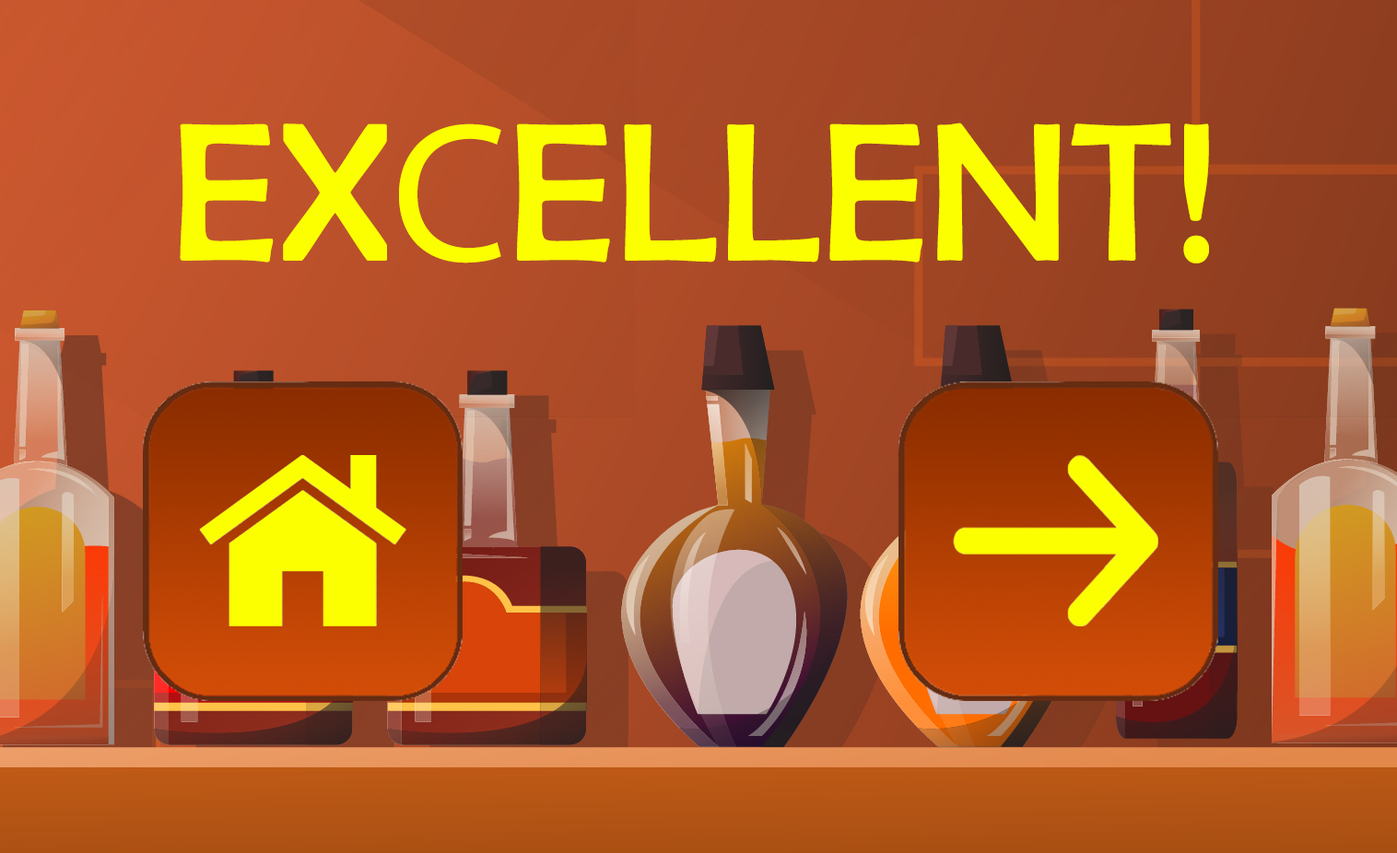
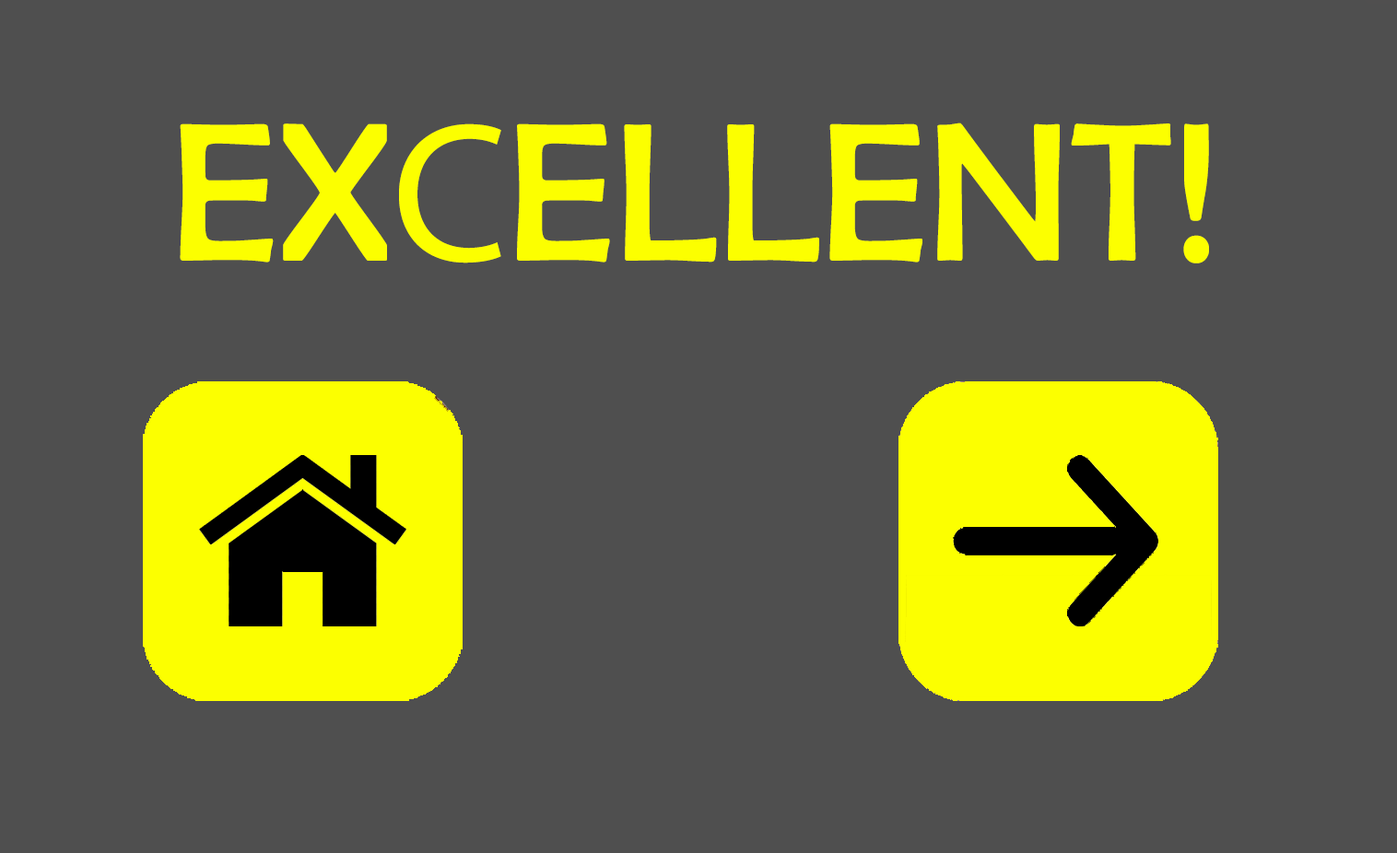
Comparing the layer stacks of the two 1397px x 853px images. Changes:
painted on "Слой 1" over (198, 455, 407, 627)
painted on "Слой 2" over (952, 455, 1158, 627)
added layer "levelButtonBack" (1st of 4) above "levelButtonBack" over (898, 381, 1218, 702)
added layer "levelButtonBack" (3rd of 4) above "levelButtonBack" over (142, 381, 463, 702)
added layer "Слой 3" above "Слой 0" over (0, 0, 1397, 853)
